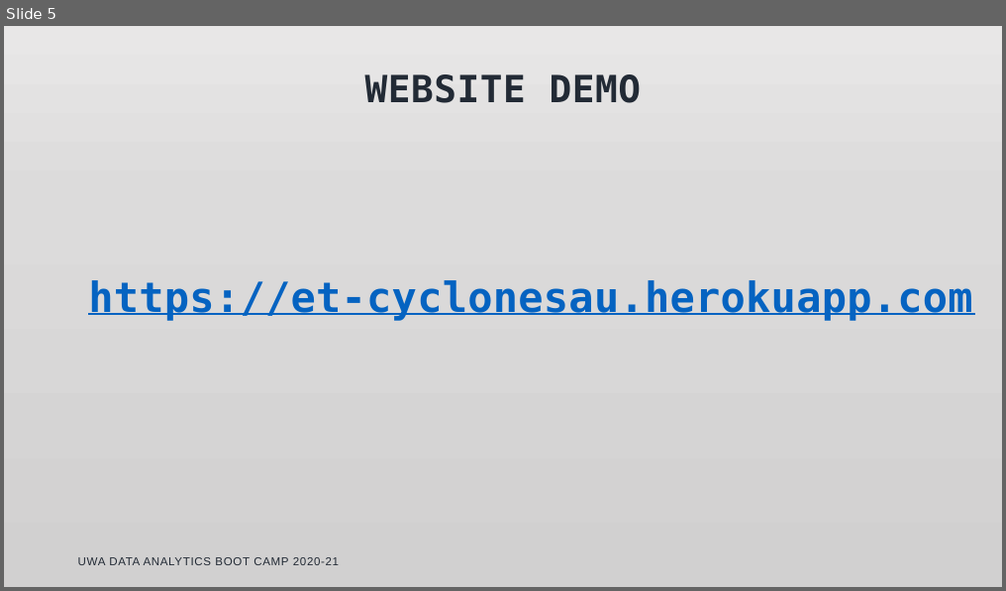
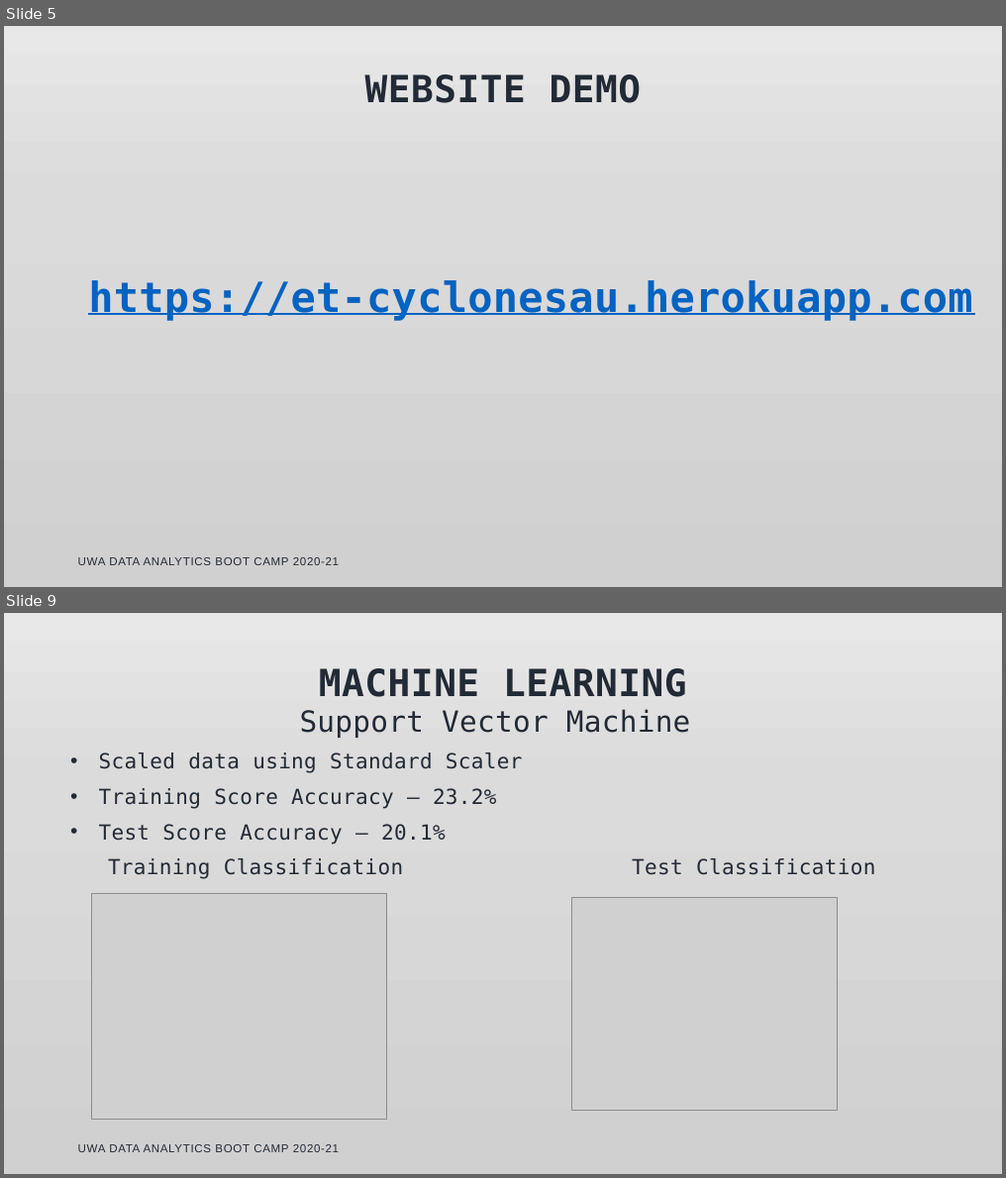
Before and after one commit to etassone1974/UWA-Project-3, a slide deck: Cyclones In Australia.pptx. Shown one above the other, each under a label of ours: slide 5 before the commit, slides 5 and 9 after it; the slides between them are not shown. The pictures are 1006x591 and 1006x1178 pixels, drawn with LibreOffice and Linux fonts; fonts in the diff are those of the drawing; grey boxes stand for pictures; background and template pictures are left out. Boxes give left, top, right and bottom in pixels: in the first picture for what was removed or moved away, otherwise in the second. Text is boxed around its words. In the diff, an @@ line names an element or a change of style, - is before the commit and + after.

```diff
--- a/Cyclones In Australia.pptx
+++ b/Cyclones In Australia.pptx
@@ slide 9 added at [4,613,1002,1174], background picture (left out) @@
@@ title added at [319,668,687,697], 36 pt, text #222A35, bold @@
+MACHINE LEARNING
@@ text added at [99,709,875,879], 20 pt, text #222A35 @@
+Support Vector Machine
+• Scaled data using Standard Scaler
+• Training Score Accuracy – 23.2%
+• Test Score Accuracy – 20.1%
+  Training Classification Test Classification
@@ picture added at [91,894,386,1119] @@
@@ picture added at [571,897,837,1111] @@
@@ text added at [78,1145,339,1153], 11 pt, text #222A35 @@
+UWA DATA ANALYTICS BOOT CAMP 2020-21
```
Also in this commit, not shown: 1 slide changed, 6 other slides added, 3 other files.
